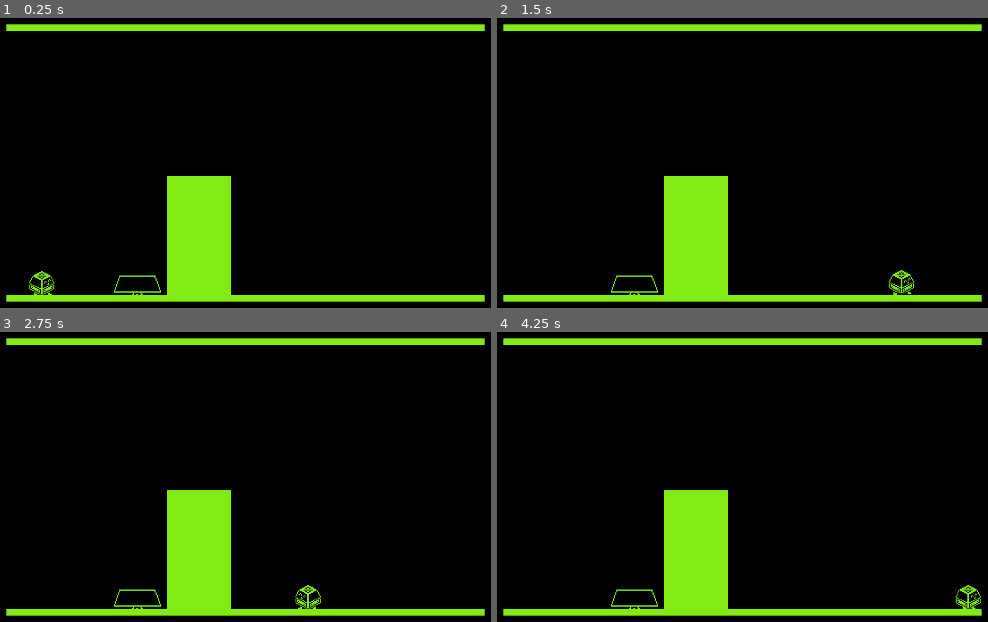
Above: before the commit, frames 1-4 (two rows, left to right).
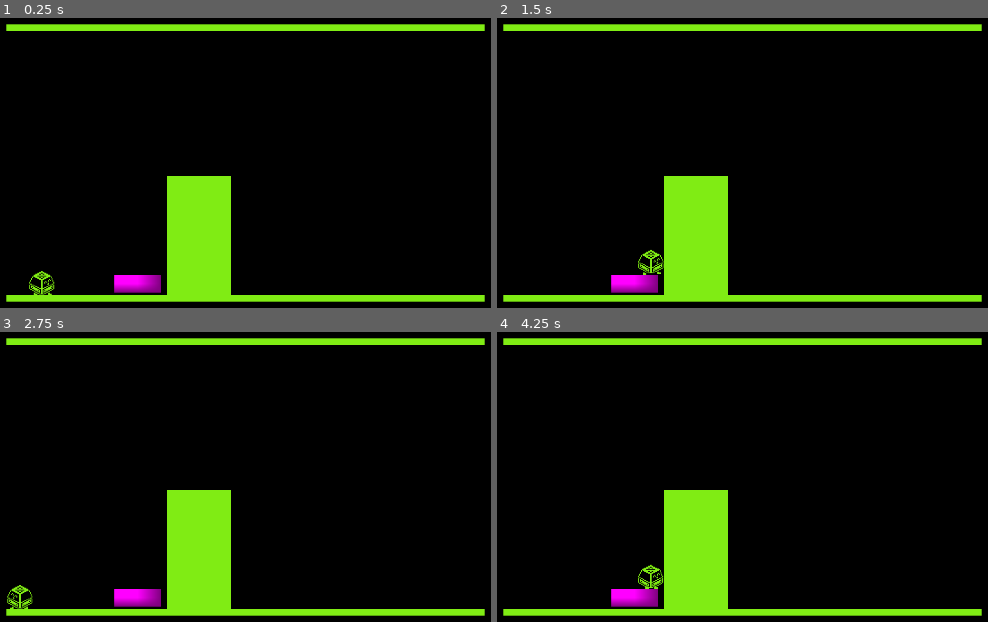
Above: after the commit, the same moments.

Repository: BradyKearley/CuHacking
Game: Godot game, scene res://Levels/level_one.tscn
Same seed, same stepped clock (60 frames per second), same inputs: the game is played once before the commit and once after it. The project has no main scene, so this scene is started directly.
Inputs:
- Up to frame 1 (0.25 s): no input
- Up to frame 2 (1.5 s): tap Enter (ui_accept) at 0.5, 0.77 s; hold Right (ui_right) from 0.53 s (still down)
- Up to frame 3 (2.75 s): tap Enter (ui_accept) at 1.52 s; release Right (ui_right) at 2.03 s; hold Left (ui_left) from 2.03 s (still down)
- Up to frame 4 (4.25 s): release Left (ui_left) at 2.78 s; hold Right (ui_right) from 2.78 s (still down); tap Enter (ui_accept) at 3.02, 3.77 s

The runs differ from the first frame. In frame 1, 0.6% of the frame differs, in the area x 23-33%, y 88-96%; in frame 2, 1.1%, in the area x 23-85%, y 80-96%; in frame 3, 1.1%; in frame 4, 1.1%.
Error after the commit: Invalid assignment of property or key 'pitch_scale' with value of type 'float' on a base object of type 'null instance'. (res://Scripts/tab.gd:6)

Commit message:
Added CapsLock

Diff:
--- /dev/null
+++ b/Levels/test_level.tscn
@@ -0,0 +1,43 @@
+[gd_scene load_steps=8 format=3 uid="uid://v41b1woaa6q8"]
+
+[ext_resource type="PackedScene" uid="uid://cwm11gabt28ak" path="res://Scenes/tab.tscn" id="1_i4ak4"]
+[ext_resource type="PackedScene" uid="uid://dru4jk631bc6q" path="res://Player/player.tscn" id="2_3158n"]
+[ext_resource type="PackedScene" uid="uid://ciqe1jp0n4yvy" path="res://Scenes/page_up.tscn" id="3_ub4j8"]
+[ext_resource type="PackedScene" uid="uid://deeboqsgkdrlb" path="res://Scenes/caps_lock.tscn" id="4_pvdih"]
+[ext_resource type="PackedScene" uid="uid://d23mfltklrsvc" path="res://Scenes/box.tscn" id="5_3158n"]
+
+[sub_resource type="PlaceholderTexture2D" id="PlaceholderTexture2D_vukl2"]
+
+[sub_resource type="RectangleShape2D" id="RectangleShape2D_ulb0j"]
+size = Vector2(164, 26)
+
+[node name="TestLevel" type="StaticBody2D"]
+
+[node name="Sprite2D" type="Sprite2D" parent="."]
+position = Vector2(34, 36)
+scale = Vector2(164, 25.5)
+texture = SubResource("PlaceholderTexture2D_vukl2")
+
+[node name="CollisionShape2D" type="CollisionShape2D" parent="."]
+position = Vector2(34, 36)
+shape = SubResource("RectangleShape2D_ulb0j")
+
+[node name="Tab" parent="." instance=ExtResource("1_i4ak4")]
+position = Vector2(0, 24)
+
+[node name="Player" parent="." instance=ExtResource("2_3158n")]
+position = Vector2(10, 17)
+scale = Vector2(0.5, 0.5)
+
+[node name="Camera2D" type="Camera2D" parent="."]
+position = Vector2(34, 13)
+zoom = Vector2(7, 7)
+
+[node name="PageUp" parent="." instance=ExtResource("3_ub4j8")]
+position = Vector2(-21, 24)
+
+[node name="CapsLock" parent="." instance=ExtResource("4_pvdih")]
+position = Vector2(96, 24)
+
+[node name="Box" parent="." instance=ExtResource("5_3158n")]
+position = Vector2(30, -7)
--- a/Player/button.tscn
+++ /dev/null
@@ -1,17 +0,0 @@
-[gd_scene load_steps=4 format=3 uid="uid://xbxg21guedm0"]
-
-[ext_resource type="Script" uid="uid://bwcoevvxho0ig" path="res://Scripts/button.gd" id="1_g58vo"]
-
-[sub_resource type="PlaceholderTexture2D" id="PlaceholderTexture2D_d1uld"]
-
-[sub_resource type="RectangleShape2D" id="RectangleShape2D_jid10"]
-
-[node name="Button" type="StaticBody2D"]
-script = ExtResource("1_g58vo")
-
-[node name="Sprite2D" type="Sprite2D" parent="."]
-scale = Vector2(20, 20)
-texture = SubResource("PlaceholderTexture2D_d1uld")
-
-[node name="CollisionShape2D" type="CollisionShape2D" parent="."]
-shape = SubResource("RectangleShape2D_jid10")
--- a/Player/test_level.tscn
+++ /dev/null
@@ -1,35 +0,0 @@
-[gd_scene load_steps=6 format=3 uid="uid://v41b1woaa6q8"]
-
-[ext_resource type="PackedScene" uid="uid://cwm11gabt28ak" path="res://Player/tab.tscn" id="1_p4ur5"]
-[ext_resource type="PackedScene" uid="uid://dru4jk631bc6q" path="res://Player/player.tscn" id="2_uxux4"]
-[ext_resource type="PackedScene" uid="uid://ciqe1jp0n4yvy" path="res://Player/page_up.tscn" id="3_uxux4"]
-
-[sub_resource type="PlaceholderTexture2D" id="PlaceholderTexture2D_vukl2"]
-
-[sub_resource type="RectangleShape2D" id="RectangleShape2D_ulb0j"]
-size = Vector2(164, 26)
-
-[node name="TestLevel" type="StaticBody2D"]
-
-[node name="Sprite2D" type="Sprite2D" parent="."]
-position = Vector2(34, 36)
-scale = Vector2(164, 25.5)
-texture = SubResource("PlaceholderTexture2D_vukl2")
-
-[node name="CollisionShape2D" type="CollisionShape2D" parent="."]
-position = Vector2(34, 36)
-shape = SubResource("RectangleShape2D_ulb0j")
-
-[node name="Tab" parent="." instance=ExtResource("1_p4ur5")]
-position = Vector2(42, 24)
-
-[node name="Player" parent="." instance=ExtResource("2_uxux4")]
-position = Vector2(10, 17)
-scale = Vector2(0.5, 0.5)
-
-[node name="Camera2D" type="Camera2D" parent="."]
-position = Vector2(34, 13)
-zoom = Vector2(7, 7)
-
-[node name="PageUp" parent="." instance=ExtResource("3_uxux4")]
-position = Vector2(-21, 24)
--- /dev/null
+++ b/Scenes/box.tscn
@@ -0,0 +1,56 @@
+[gd_scene load_steps=8 format=3 uid="uid://d23mfltklrsvc"]
+
+[ext_resource type="Script" uid="uid://bhvnanf4h7ufe" path="res://Scripts/box.gd" id="1_ego7h"]
+[ext_resource type="Texture2D" uid="uid://c7c24fffdrg3" path="res://icon.svg" id="2_2jyye"]
+
+[sub_resource type="PhysicsMaterial" id="PhysicsMaterial_ego7h"]
+friction = 10.0
+rough = true
+
+[sub_resource type="SpriteFrames" id="SpriteFrames_y6vpp"]
+animations = [{
+"frames": [{
+"duration": 1.0,
+"texture": ExtResource("2_2jyye")
+}],
+"loop": true,
+"name": &"default",
+"speed": 5.0
+}]
+
+[sub_resource type="RectangleShape2D" id="RectangleShape2D_y7274"]
+size = Vector2(11, 11)
+
+[sub_resource type="RectangleShape2D" id="RectangleShape2D_ego7h"]
+size = Vector2(4, 10)
+
+[sub_resource type="RectangleShape2D" id="RectangleShape2D_2jyye"]
+size = Vector2(4, 10)
+
+[node name="Box" type="RigidBody2D"]
+mass = 10.0
+physics_material_override = SubResource("PhysicsMaterial_ego7h")
+lock_rotation = true
+script = ExtResource("1_ego7h")
+
+[node name="AnimatedSprite2D" type="AnimatedSprite2D" parent="."]
+scale = Vector2(0.0859375, 0.0859375)
+sprite_frames = SubResource("SpriteFrames_y6vpp")
+
+[node name="CollisionShape2D" type="CollisionShape2D" parent="."]
+shape = SubResource("RectangleShape2D_y7274")
+
+[node name="LeftCollider" type="Area2D" parent="."]
+
+[node name="CollisionShape2D" type="CollisionShape2D" parent="LeftCollider"]
+position = Vector2(-4, 0)
+shape = SubResource("RectangleShape2D_ego7h")
+
+[node name="RightCollider" type="Area2D" parent="."]
+
+[node name="CollisionShape2D" type="CollisionShape2D" parent="RightCollider"]
+position = Vector2(4, 0)
+shape = SubResource("RectangleShape2D_2jyye")
+
+[connection signal="body_entered" from="LeftCollider" to="." method="_on_left_collider_body_entered"]
+[connection signal="body_entered" from="RightCollider" to="." method="_on_right_collider_body_entered"]
--- /dev/null
+++ b/Scenes/caps_lock.tscn
@@ -0,0 +1,44 @@
+[gd_scene load_steps=6 format=3 uid="uid://deeboqsgkdrlb"]
+
+[ext_resource type="Script" uid="uid://bg4es3nsbvnsy" path="res://Scripts/caps_lock.gd" id="1_7nnx7"]
+
+[sub_resource type="RectangleShape2D" id="RectangleShape2D_y4gkt"]
+size = Vector2(16, 6)
+
+[sub_resource type="PlaceholderTexture2D" id="PlaceholderTexture2D_v5qbk"]
+
+[sub_resource type="RectangleShape2D" id="RectangleShape2D_7125o"]
+size = Vector2(16, 9.875)
+
+[sub_resource type="RectangleShape2D" id="RectangleShape2D_gvbd3"]
+size = Vector2(16, 25)
+
+[node name="CapsLock" type="StaticBody2D"]
+script = ExtResource("1_7nnx7")
+
+[node name="CollisionShape2D" type="CollisionShape2D" parent="."]
+shape = SubResource("RectangleShape2D_y4gkt")
+
+[node name="Texture" type="Sprite2D" parent="."]
+position = Vector2(0, 2.98023e-08)
+scale = Vector2(16, 6)
+texture = SubResource("PlaceholderTexture2D_v5qbk")
+
+[node name="Hitbox" type="Area2D" parent="."]
+
+[node name="CollisionShape2D" type="CollisionShape2D" parent="Hitbox"]
+position = Vector2(0, -1.0625)
+shape = SubResource("RectangleShape2D_7125o")
+
+[node name="Detector" type="Area2D" parent="."]
+
+[node name="CollisionShape2D" type="CollisionShape2D" parent="Detector"]
+position = Vector2(0, -8.5)
+shape = SubResource("RectangleShape2D_gvbd3")
+
+[node name="Timer" type="Timer" parent="."]
+wait_time = 0.25
+one_shot = true
+
+[connection signal="body_entered" from="Hitbox" to="." method="_on_hitbox_body_entered"]
+[connection signal="body_exited" from="Detector" to="." method="_on_detector_body_exited"]
--- /dev/null
+++ b/Scenes/page_up.tscn
@@ -0,0 +1,40 @@
+[gd_scene load_steps=6 format=3 uid="uid://ciqe1jp0n4yvy"]
+
+[ext_resource type="Script" uid="uid://mg7sj3kxcchf" path="res://Scripts/page_up.gd" id="1_qlhtt"]
+
+[sub_resource type="RectangleShape2D" id="RectangleShape2D_qlhtt"]
+size = Vector2(16, 6)
+
+[sub_resource type="PlaceholderTexture2D" id="PlaceholderTexture2D_x1fib"]
+
+[sub_resource type="RectangleShape2D" id="RectangleShape2D_o0s7b"]
+size = Vector2(16, 9.875)
+
+[sub_resource type="RectangleShape2D" id="RectangleShape2D_cfox7"]
+size = Vector2(16, 25)
+
+[node name="PageUp" type="StaticBody2D"]
+script = ExtResource("1_qlhtt")
+
+[node name="CollisionShape2D" type="CollisionShape2D" parent="."]
+shape = SubResource("RectangleShape2D_qlhtt")
+
+[node name="Texture" type="Sprite2D" parent="."]
+position = Vector2(0, 2.98023e-08)
+scale = Vector2(16, 6)
+texture = SubResource("PlaceholderTexture2D_x1fib")
+
+[node name="Hitbox" type="Area2D" parent="."]
+
+[node name="CollisionShape2D" type="CollisionShape2D" parent="Hitbox"]
+position = Vector2(0, -1.0625)
+shape = SubResource("RectangleShape2D_o0s7b")
+
+[node name="Detector" type="Area2D" parent="."]
+
+[node name="CollisionShape2D" type="CollisionShape2D" parent="Detector"]
+position = Vector2(0, -8.5)
+shape = SubResource("RectangleShape2D_cfox7")
+
+[connection signal="body_entered" from="Hitbox" to="." method="_on_hitbox_body_entered"]
+[connection signal="body_exited" from="Detector" to="." method="_on_detector_body_exited"]
--- /dev/null
+++ b/Scenes/tab.tscn
@@ -0,0 +1,40 @@
+[gd_scene load_steps=6 format=3 uid="uid://cwm11gabt28ak"]
+
+[ext_resource type="Script" uid="uid://bvqhc3dsk4h7e" path="res://Scripts/tab.gd" id="1_3q41r"]
+
+[sub_resource type="PlaceholderTexture2D" id="PlaceholderTexture2D_xn7ss"]
+
+[sub_resource type="RectangleShape2D" id="RectangleShape2D_63sh6"]
+size = Vector2(16, 6)
+
+[sub_resource type="RectangleShape2D" id="RectangleShape2D_844ok"]
+size = Vector2(16, 9.875)
+
+[sub_resource type="RectangleShape2D" id="RectangleShape2D_vbepe"]
+size = Vector2(16, 25)
+
+[node name="Tab" type="StaticBody2D"]
+script = ExtResource("1_3q41r")
+
+[node name="Texture" type="Sprite2D" parent="."]
+position = Vector2(0, 2.98023e-08)
+scale = Vector2(16, 6)
+texture = SubResource("PlaceholderTexture2D_xn7ss")
+
+[node name="CollisionShape2D" type="CollisionShape2D" parent="."]
+shape = SubResource("RectangleShape2D_63sh6")
+
+[node name="Hitbox" type="Area2D" parent="."]
+
+[node name="CollisionShape2D" type="CollisionShape2D" parent="Hitbox"]
+position = Vector2(0, -1.0625)
+shape = SubResource("RectangleShape2D_844ok")
+
+[node name="Detector" type="Area2D" parent="."]
+
+[node name="CollisionShape2D" type="CollisionShape2D" parent="Detector"]
+position = Vector2(0, -8.5)
+shape = SubResource("RectangleShape2D_vbepe")
+
+[connection signal="body_entered" from="Hitbox" to="." method="_on_hitbox_body_entered"]
+[connection signal="body_exited" from="Detector" to="." method="_on_detector_body_exited"]
--- /dev/null
+++ b/Scripts/box.gd
@@ -0,0 +1,12 @@
+extends RigidBody2D
+
+var is_caps = false
+var push_force = 300  # Adjust to control push strength
+
+func _on_left_collider_body_entered(body: Node2D) -> void:
+	if body.is_in_group("Player"):
+		linear_velocity.x = 1.0 * push_force  # Apply force to move the box
+
+func _on_right_collider_body_entered(body: Node2D) -> void:
+	if body.is_in_group("Player"):
+		linear_velocity.x = -1.0 * push_force  # Apply force to move the box
--- a/Scripts/button.gd
+++ /dev/null
@@ -1,33 +0,0 @@
-extends StaticBody2D
-
-@export var normal_texture: Texture
-@export var pressed_texture: Texture
-@export var player: NodePath  # Assign the player node in the inspector
-
-var is_pressed := false
-
-func _ready():
-	$Sprite2D.texture = normal_texture  # Set the default texture
-	$Area2D.body_entered.connect(_on_body_entered)
-	$Area2D.body_exited.connect(_on_body_exited)
-
-func _on_body_entered(body):
-	if body.is_in_group("player") and body.velocity.y > 0:  # Ensure the player is falling onto the button
-		press()
-
-func _on_body_exited(body):
-	if body.is_in_group("player"):
-		release()
-
-func press():
-	is_pressed = true
-	$Sprite2D.texture = pressed_texture
-	on_pressed()
-
-func release():
-	is_pressed = false
-	$Sprite2D.texture = normal_texture
-
-func on_pressed():
-	# To be overridden by subclasses
-	pass
--- /dev/null
+++ b/Scripts/caps_lock.gd
@@ -0,0 +1,37 @@
+extends StaticBody2D
+
+# Set textures here maybe
+
+var is_pressed = false
+var old_pos_y
+var is_caps = false # Controls player size
+
+func _ready() -> void:
+	old_pos_y = global_position.y
+
+func press(body: Node2D) -> void:
+	# Change if shift signal
+
+	if $Timer.is_stopped():
+		if !is_caps: # Maybe change to another higher quality sprite here so it's not fuzzy
+			body.scale *= 3;
+			is_caps = true
+		else:
+			body.scale /= 3;
+			is_caps = false
+
+	$Timer.start()
+	is_pressed = true
+	global_position.y = old_pos_y + 5
+
+func release() -> void:
+	is_pressed = false
+	global_position.y = old_pos_y
+
+func _on_hitbox_body_entered(body: Node2D) -> void:
+	if body.is_in_group("Player"):  # Ensure the player is falling onto the button
+		press(body)
+
+func _on_detector_body_exited(body: Node2D) -> void:
+	if body.is_in_group("Player"):
+		release()
--- a/Scripts/player.gd
+++ b/Scripts/player.gd
@@ -4,6 +4,8 @@
 const JUMP_VELOCITY = -200.0
 @onready var sprite = $AnimatedSprite2D # Ensure the AnimatedSprite2D node is named properly
 var facing_right = true # Track the player's facing direction
+var is_caps = false
+
 func _physics_process(delta: float) -> void:
 	# Add the gravity.
 	if not is_on_floor():
Not shown, added: Scripts/box.gd.uid
Not shown, removed: Scripts/button.gd.uid
Not shown, added: Scripts/caps_lock.gd.uid
